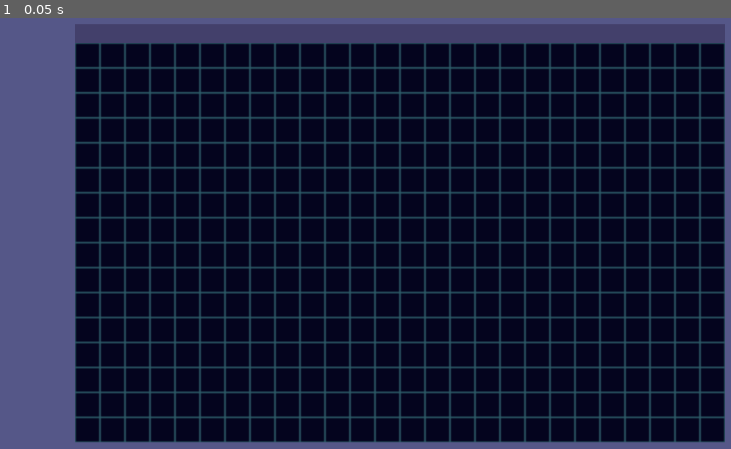
Above: before the commit, frame 1.
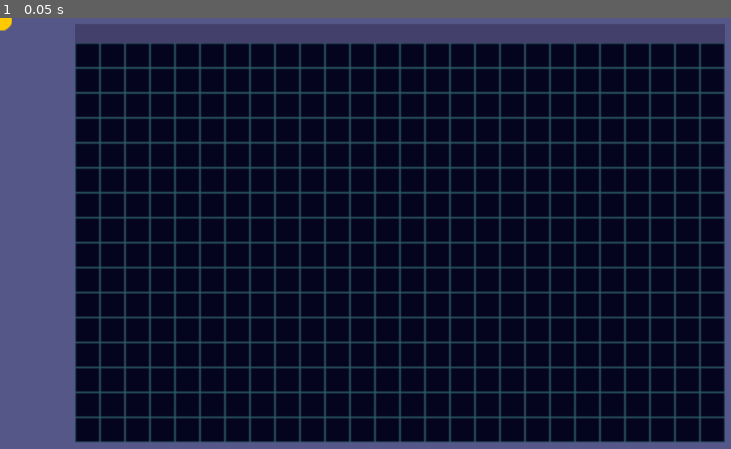
Above: after the commit, the same moment.

Repository: edgex004/RaccoonDelver
Game: Godot game, scene res://Level.tscn
Two runs of this game, one before a commit and one after it. Both use one fixed random seed, a clock stepped at 60 frames per second and the inputs below.
Inputs:
- Up to frame 1 (0.05 s): no input

The runs differ from the first frame. In frame 1, less than 0.1% of the frame differs, in the area x 0-2%, y 0-4%.

Commit message:
Add subclass structure for objects. Connect beat to player move.

Diff:
--- a/GridBasedPlayer.tscn
+++ /dev/null
@@ -1,16 +0,0 @@
-[gd_scene load_steps=4 format=2]
-
-[ext_resource path="res://PlayerSkin.svg" type="Texture" id=1]
-[ext_resource path="res://GridBasedPlayer.gd" type="Script" id=2]
-
-[sub_resource type="RectangleShape2D" id=1]
-extents = Vector2( 12.2588, 11.9139 )
-
-[node name="GridBasedPlayer" type="Area2D"]
-script = ExtResource( 2 )
-
-[node name="Sprite" type="Sprite" parent="."]
-texture = ExtResource( 1 )
-
-[node name="CollisionShape2D" type="CollisionShape2D" parent="."]
-shape = SubResource( 1 )
--- a/Level.tscn
+++ b/Level.tscn
@@ -1,18 +1,18 @@
 [gd_scene load_steps=4 format=2]
 
 [ext_resource path="res://Level.gd" type="Script" id=1]
-[ext_resource path="res://Player.gd" type="Script" id=2]
+[ext_resource path="res://Scenes/Damageable/Movable/Player/Player.tscn" type="PackedScene" id=2]
 [ext_resource path="res://GroundTiles/GroundTileset.tres" type="TileSet" id=3]
 
 [node name="Level" type="Node2D"]
 script = ExtResource( 1 )
 
+[node name="Player" parent="." instance=ExtResource( 2 )]
+z_index = 1
+
 [node name="Beat" type="Timer" parent="."]
 wait_time = 0.6
 autostart = true
-
-[node name="Player" type="Node2D" parent="."]
-script = ExtResource( 2 )
 
 [node name="TileMap" type="TileMap" parent="."]
 tile_set = ExtResource( 3 )
--- /dev/null
+++ b/Scenes/Damageable/Damageable.gd
@@ -0,0 +1,16 @@
+extends Area2D
+
+var tilesize = 32
+# Declare member variables here. Examples:
+# var a = 2
+# var b = "text"
+
+
+# Called when the node enters the scene tree for the first time.
+func _ready():
+	pass # Replace with function body.
+
+
+# Called every frame. 'delta' is the elapsed time since the previous frame.
+#func _process(delta):
+#	pass
--- /dev/null
+++ b/Scenes/Damageable/Damageable.svg
@@ -0,0 +1,76 @@
+<?xml version="1.0" encoding="UTF-8" standalone="no"?>
+<!-- Created with Inkscape (http://www.inkscape.org/) -->
+
+<svg
+   xmlns:dc="http://purl.org/dc/elements/1.1/"
+   xmlns:cc="http://creativecommons.org/ns#"
+   xmlns:rdf="http://www.w3.org/1999/02/22-rdf-syntax-ns#"
+   xmlns:svg="http://www.w3.org/2000/svg"
+   xmlns="http://www.w3.org/2000/svg"
+   xmlns:sodipodi="http://sodipodi.sourceforge.net/DTD/sodipodi-0.dtd"
+   xmlns:inkscape="http://www.inkscape.org/namespaces/inkscape"
+   width="32"
+   height="32"
+   viewBox="0 0 8.4666665 8.4666669"
+   version="1.1"
+   id="svg8"
+   inkscape:version="0.92.4 5da689c313, 2019-01-14"
+   sodipodi:docname="Damageable.svg">
+  <defs
+     id="defs2" />
+  <sodipodi:namedview
+     id="base"
+     pagecolor="#ffffff"
+     bordercolor="#666666"
+     borderopacity="1.0"
+     inkscape:pageopacity="0.0"
+     inkscape:pageshadow="2"
+     inkscape:zoom="22.4"
+     inkscape:cx="30.790291"
+     inkscape:cy="23.190626"
+     inkscape:document-units="mm"
+     inkscape:current-layer="layer1"
+     showgrid="false"
+     inkscape:window-width="2560"
+     inkscape:window-height="1416"
+     inkscape:window-x="0"
+     inkscape:window-y="0"
+     inkscape:window-maximized="0"
+     units="px" />
+  <metadata
+     id="metadata5">
+    <rdf:RDF>
+      <cc:Work
+         rdf:about="">
+        <dc:format>image/svg+xml</dc:format>
+        <dc:type
+           rdf:resource="http://purl.org/dc/dcmitype/StillImage" />
+        <dc:title></dc:title>
+      </cc:Work>
+    </rdf:RDF>
+  </metadata>
+  <g
+     inkscape:label="Layer 1"
+     inkscape:groupmode="layer"
+     id="layer1"
+     transform="translate(0,-288.53332)">
+    <rect
+       style="fill:#ff0000;fill-opacity:1;stroke:#ff0000;stroke-width:0.13025641;stroke-opacity:1"
+       id="rect5069"
+       width="8.3364105"
+       height="8.3364105"
+       x="0.065128207"
+       y="288.59845" />
+    <text
+       xml:space="preserve"
+       style="font-style:normal;font-weight:normal;font-size:2.82222223px;line-height:1.25;font-family:sans-serif;letter-spacing:0px;word-spacing:0px;fill:#000000;fill-opacity:1;stroke:none;stroke-width:0.26458332"
+       x="0.94160157"
+       y="293.28464"
+       id="text5073"><tspan
+         sodipodi:role="line"
+         id="tspan5071"
+         x="0.94160157"
+         y="293.28464"
+         style="font-size:2.82222223px;stroke-width:0.26458332">Dmg</tspan></text>
+  </g>
+</svg>
--- /dev/null
+++ b/Scenes/Damageable/Damageable.tscn
@@ -0,0 +1,16 @@
+[gd_scene load_steps=4 format=2]
+
+[ext_resource path="res://Scenes/Damageable/Damageable.svg" type="Texture" id=1]
+[ext_resource path="res://Scenes/Damageable/Damageable.gd" type="Script" id=2]
+
+[sub_resource type="RectangleShape2D" id=1]
+extents = Vector2( 32, 32 )
+
+[node name="Damageable" type="Area2D"]
+script = ExtResource( 2 )
+
+[node name="CollisionShape2D" type="CollisionShape2D" parent="."]
+shape = SubResource( 1 )
+
+[node name="Sprite" type="Sprite" parent="."]
+texture = ExtResource( 1 )
--- a/Player.gd
+++ b/Scenes/Damageable/Movable/Movable.gd
@@ -1,8 +1,14 @@
-extends Node2D
+extends "../Damageable.gd"
 
 const MOVEMENT_COLLISION_MASK = 1+2+4 #bit mask (2^0 + 2^1 + 2^2 = static objects)
 
-var tilesize = 32
+var my_size
+
+
+# Declare member variables here. Examples:
+# var a = 2
+# var b = "text"
+
 
 # Called when the node enters the scene tree for the first time.
 func _ready():
@@ -14,9 +20,10 @@
 #	pass
 
 
-func _on_Beat_timeout():
-	print("Beat Happened...")
-
+func move_tile(dir_vector, movement_size):
+	var cur_pos = get_position()
+	var desired_pos = cur_pos + dir_vector * movement_size
+	set_position(desired_pos)
 
 func check_for_collision(cast_from : Vector2, cast_to : Vector2) -> bool:
 	# Returns true if the space cannot be moved to because something is there
--- /dev/null
+++ b/Scenes/Damageable/Movable/Movable.tscn
@@ -0,0 +1,7 @@
+[gd_scene load_steps=3 format=2]
+
+[ext_resource path="res://Scenes/Damageable/Damageable.tscn" type="PackedScene" id=1]
+[ext_resource path="res://Scenes/Damageable/Movable/Movable.gd" type="Script" id=2]
+
+[node name="Movable" instance=ExtResource( 1 )]
+script = ExtResource( 2 )
--- a/GridBasedPlayer.gd
+++ b/Scenes/Damageable/Movable/Player/Player.gd
@@ -1,8 +1,8 @@
-extends Area2D
+extends "../Movable.gd"
 
-
-var tilesize = 32
-var my_size
+# Declare member variables here. Examples:
+# var a = 2
+# var b = "text"
 var has_moved = false
 var player1_inputs = {"player1_left": Vector2.LEFT,
 						"player1_right": Vector2.RIGHT,
@@ -11,21 +11,20 @@
 
 # Called when the node enters the scene tree for the first time.
 func _ready():
-	my_size = get_node("Sprite").get_texture().get_size() / 2
+	pass
+
 
 # Called every frame. 'delta' is the elapsed time since the previous frame.
 #func _process(delta):
 #	pass
 
+func _on_Beat_timeout():
+	print("Beat Happened...")
+	has_moved = false
 
 func _unhandled_input(event):
 	if not (has_moved):
 		for dir in player1_inputs.keys():
 			if event.is_action_pressed(dir):
 				move_tile(player1_inputs[dir], tilesize)
-				#has_moved = true # leaving inactive for now until beat timer is added
-
-func move_tile(dir_vector, movement_size):
-	var cur_pos = get_position()
-	var desired_pos = cur_pos + dir_vector * movement_size
-	set_position(desired_pos)
+				has_moved = true
--- /dev/null
+++ b/Scenes/Damageable/Movable/Player/Player.tscn
@@ -0,0 +1,11 @@
+[gd_scene load_steps=4 format=2]
+
+[ext_resource path="res://Scenes/Damageable/Movable/Movable.tscn" type="PackedScene" id=1]
+[ext_resource path="res://Scenes/Damageable/Movable/Player/Player.gd" type="Script" id=2]
+[ext_resource path="res://Scenes/Damageable/Movable/Player/PlayerSkin.svg" type="Texture" id=3]
+
+[node name="Player" instance=ExtResource( 1 )]
+script = ExtResource( 2 )
+
+[node name="Sprite" parent="." index="1"]
+texture = ExtResource( 3 )
Not shown, added: Scenes/Damageable/Damageable.svg.import
Renamed: PlayerSkin.svg -> Scenes/Damageable/Movable/Player/PlayerSkin.svg
Not shown, changed: Scenes/Damageable/Movable/Player/PlayerSkin.svg.import
